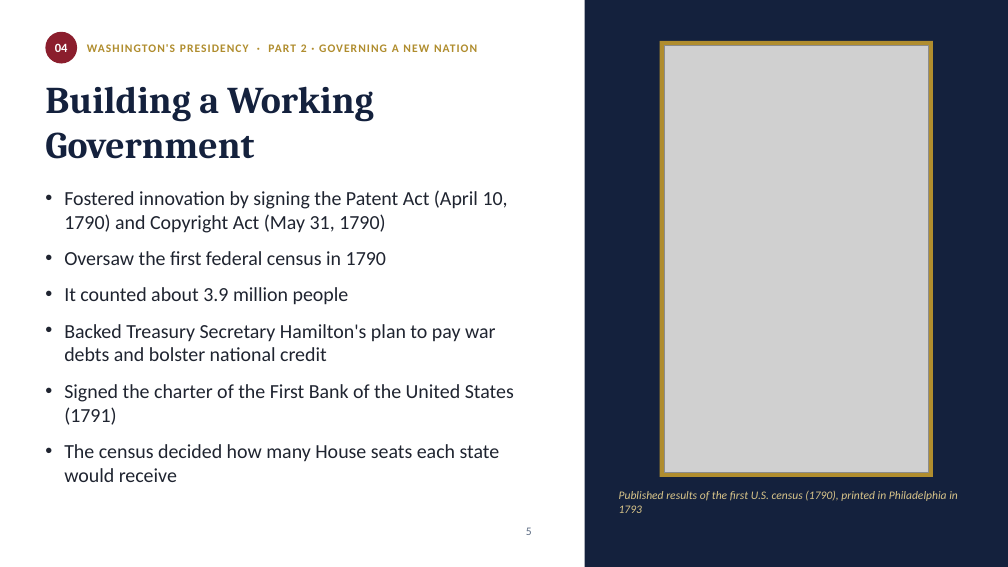
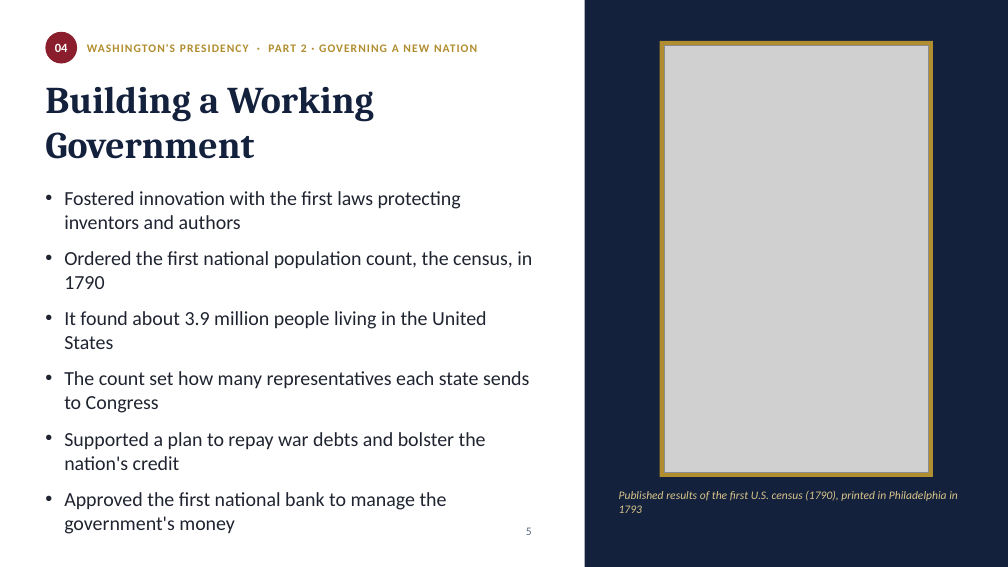
Before and after one commit to hristowork14-alt/Hristo, a slide deck: slide 5 of Washington_Presidency_Petkov_Dimitrov.pptx. Drawn at 1008x567 pixels with LibreOffice and Linux fonts; fonts in the diff are those of the drawing; grey boxes stand for pictures. Boxes give left, top, right and bottom in pixels: in the first picture for what was removed or moved away, otherwise in the second. Text is boxed around its words. In the diff, an @@ line names an element or a change of style, - is before the commit and + after.

```diff
--- a/Washington_Presidency_Petkov_Dimitrov.pptx
+++ b/Washington_Presidency_Petkov_Dimitrov.pptx
@@ text at box(64, 191, 532, 510): text changed @@
-• Fostered innovation by signing the Patent Act (April 10, 1790) and Copyright Act (May 31, 1790)
-• Oversaw the first federal census in 1790
-• It counted about 3.9 million people
-• Backed Treasury Secretary Hamilton's plan to pay war debts and bolster national credit
-• Signed the charter of the First Bank of the United States (1791)
-• The census decided how many House seats each state would receive
+• Fostered innovation with the first laws protecting inventors and authors
+• Ordered the first national population count, the census, in 1790
+• It found about 3.9 million people living in the United States
+• The count set how many representatives each state sends to Congress
+• Supported a plan to repay war debts and bolster the nation's credit
+• Approved the first national bank to manage the government's money
```
Also in this commit, not shown: 5 other slides changed.
